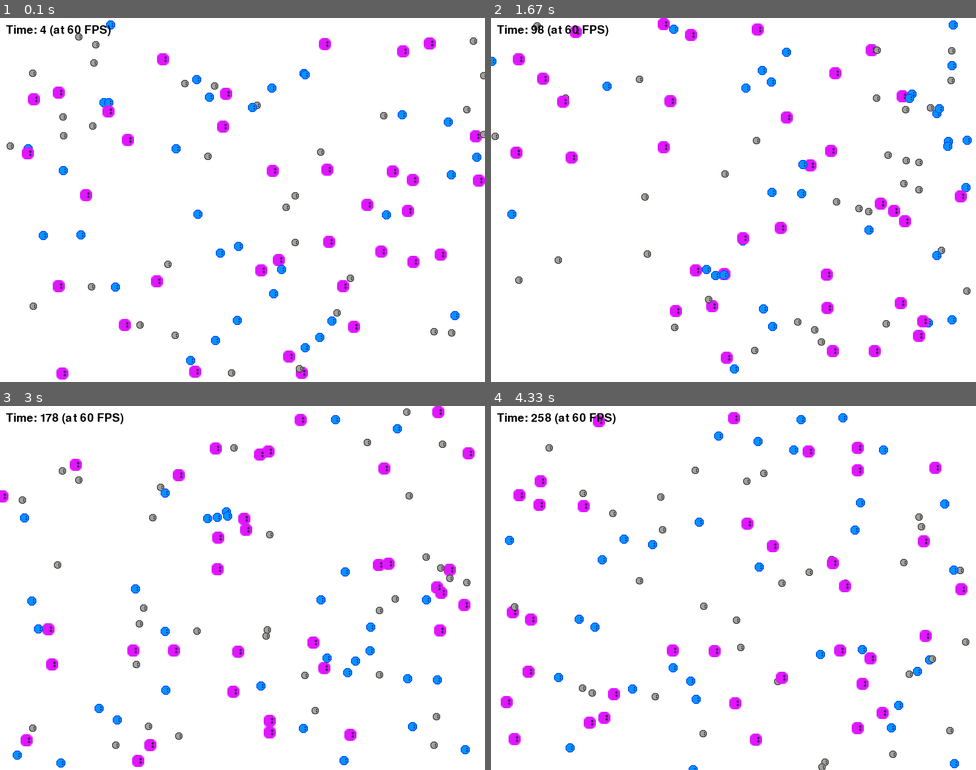
Above: before the commit, frames 1-4 (two rows, left to right).
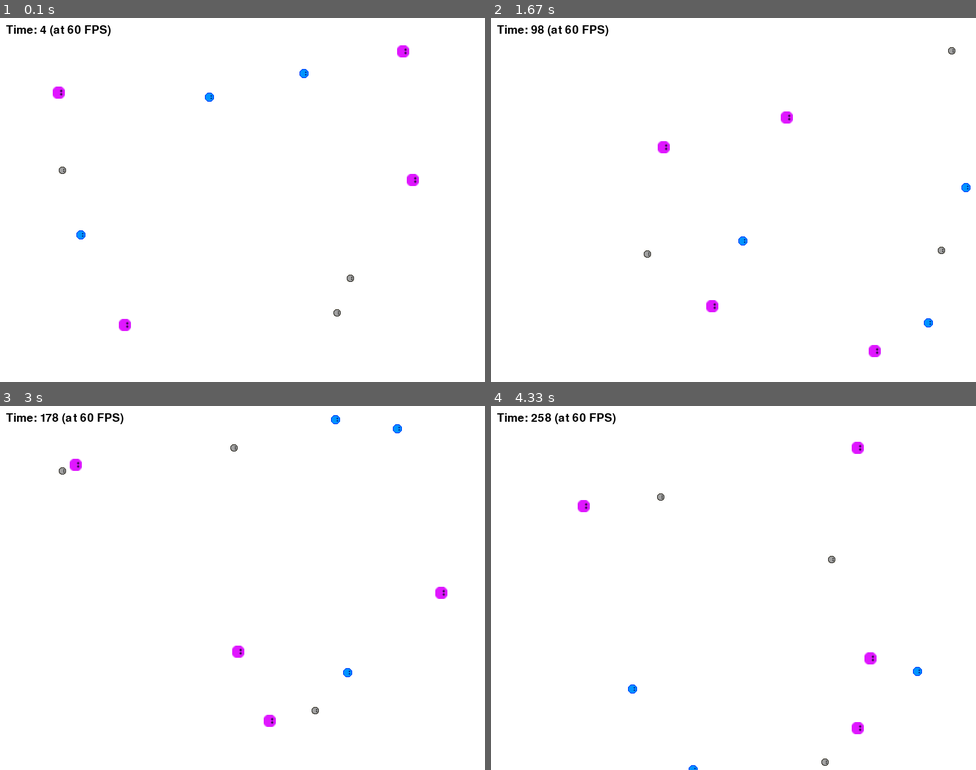
Above: after the commit, the same moments.

Repository: tuftsdev/GameDevelopment
Game: pygame game, started from examples/pygame/sprites/SimpleSprite.py
Two runs of this game, one before a commit and one after it. Both use one fixed random seed, a clock stepped at 60 frames per second and the inputs below. The source is Python 2; it was converted automatically to run under Python 3.
Inputs:
- Up to frame 1 (0.1 s): no input
- Up to frame 2 (1.67 s): no input
- Up to frame 3 (3 s): no input
- Up to frame 4 (4.33 s): no input

The runs differ from the first frame. In frame 1, 4.2% of the frame differs, in the area x 1-100%, y 0-100%; in frame 2, 4.2%; in frame 3, 4.2%; in frame 4, 4.2%, in the area x 2-99%, y 1-100%.

Commit message:
Updated SimpleSprite example --took out fullscreen mode

Diff:
--- a/examples/pygame/sprites/SimpleSprite.py
+++ b/examples/pygame/sprites/SimpleSprite.py
@@ -65,12 +65,15 @@
 	MAX_SPEED = 10
 	BACKGROUND_COLOR = (255, 255, 255)
 	SPRITE_IMAGES = ['bluecreep.png', 'pinkcreep.png', 'graycreep.png']
-	NUM_SPRITES = 100
+	NUM_SPRITES = 10
 	COUNTER_LOCATION = (10, 10)
 
 	# Initialize Pygame, the clock (for FPS), and a simple counter
 	pygame.init()
-	screen = pygame.display.set_mode((SCREEN_WIDTH, SCREEN_HEIGHT), pygame.FULLSCREEN, 32)
+
+	screen = pygame.display.set_mode((SCREEN_WIDTH, SCREEN_HEIGHT))
+	# For fullscreen mode...
+	#screen = pygame.display.set_mode((SCREEN_WIDTH, SCREEN_HEIGHT), pygame.FULLSCREEN, 32)
 	pygame.display.set_caption('Simple Sprite Demo')
 	clock = pygame.time.Clock()
 	font = pygame.font.Font(None, 28)
